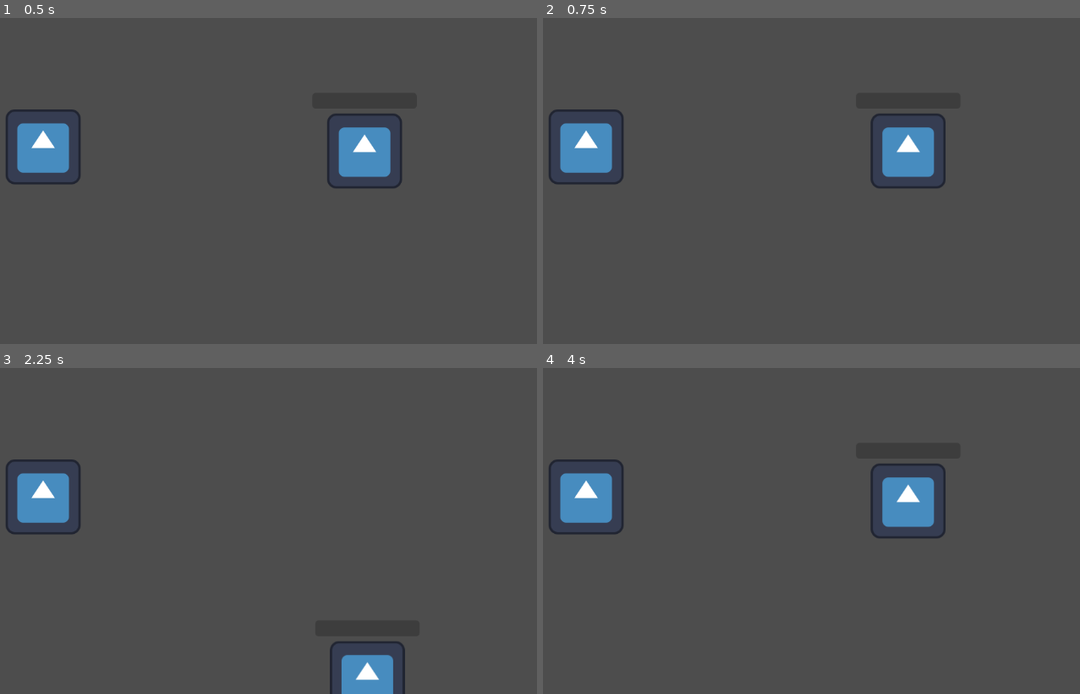
Above: before the commit, frames 1-4 (two rows, left to right).
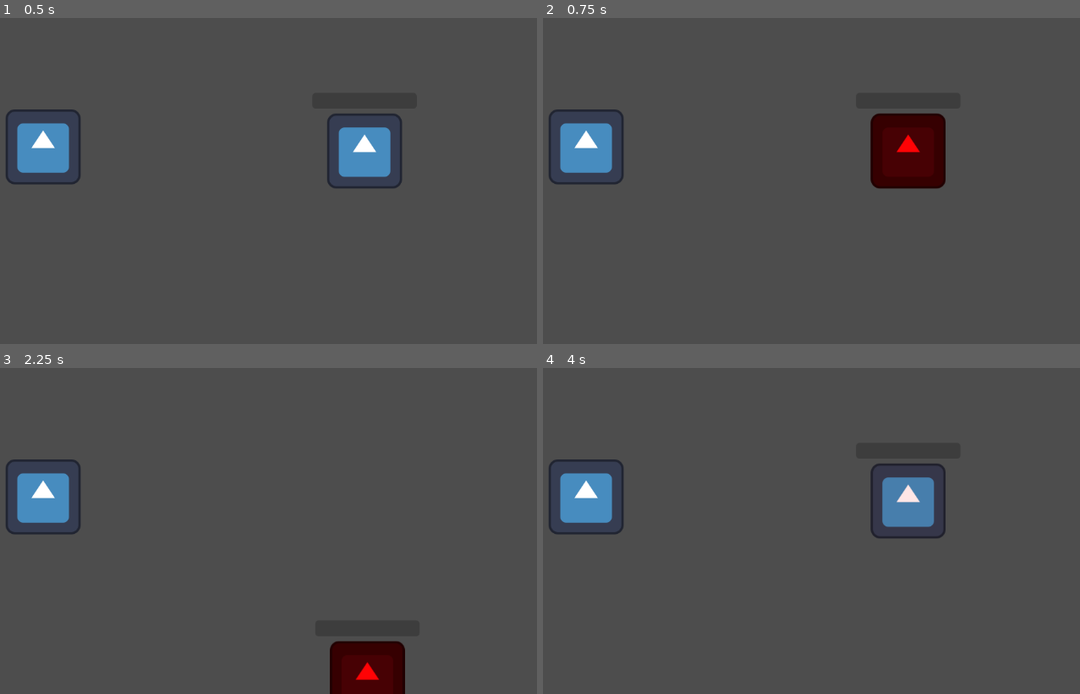
Above: after the commit, the same moments.

Repository: BenjaBelnap/Parry-God
Game: Godot game, scene res://Senes/main.tscn
The game is run twice, just before and just after one commit, with the same random seed, the same clock (stepped at 60 frames per second) and the same inputs. The engine's default icon, where the game draws it, is replaced by a stand-in: a white triangle on a blue panel in a dark square.
Inputs:
- Up to frame 1 (0.5 s): no input
- Up to frame 2 (0.75 s): tap Enter at 0.5 s; hold D (move_right) from 0.53 s (still down); hold Space (parry) from 0.53 s (still down)
- Up to frame 3 (2.25 s): release D (move_right) at 1.28 s; release Space (parry) at 1.28 s; hold S (move_down) 1.28-2.03 s; tap Space (parry) at 1.35 s; hold D (move_right) from 2.03 s (still down); hold Space (parry) from 2.03 s (still down)
- Up to frame 4 (4 s): release D (move_right) at 2.78 s; release Space (parry) at 2.78 s; hold W (move_up) 2.78-3.53 s; tap Space (parry) at 2.85 s; hold A (move_left) from 3.53 s (still down); hold Space (parry) from 3.53 s (still down)

Frame 1 is identical in both runs. In frame 2, 3.2% of the frame differs, in the area x 60-75%, y 29-53%; in frame 3, 2.2%; in frame 4, 0.1%.

Commit message:
added parry anim to player script

Diff:
--- a/Scripts/Player.gd
+++ b/Scripts/Player.gd
@@ -20,6 +20,7 @@
 var parry_timer = ParryTiming.new()
 var input_lockout = false
 
+@onready var anim_player = $AnimationPlayer
 
 func take_damage(attack_damage: int):
 	var timing = $Timer.wait_time - $Timer.time_left
@@ -46,6 +47,10 @@
 
 	if is_in_group("player"):
 		print("Player is in the group!")
+	var parry:Animation = anim_player.get_animation("parry")
+	parry.track_set_key_value(1,0,parry_timer.perfect_window)
+	parry.track_set_key_value(1,1,parry_timer.normal_window)
+	parry.track_set_key_value(1,2,parry_cooldown)
 
 
 func _physics_process(delta):
@@ -57,6 +62,7 @@
 			input_lockout = true
 			$Timer.start()
 			print("Start parry.")
+			anim_player.play("parry")
 		if Input.is_action_pressed("move_up"):
 			input_dir.y -= 1
 		if Input.is_action_pressed("move_down"):
